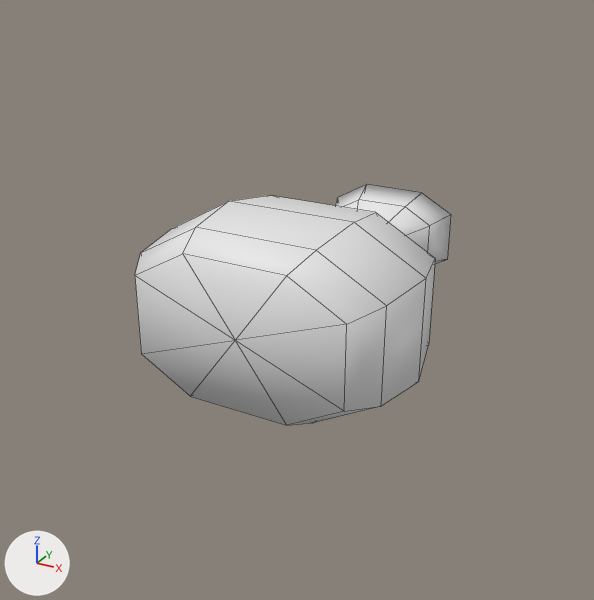
What one commit did to the Blender file Assets/Meshes/Props.blend.
Rendered twice from a 50 mm camera at (0.716, -1.079, 0.642) aimed at (-0.023, 0.265, -0.03). Arrows for +X, +Y and +Z are at lower left; the lights stay in place. Mesh edges are drawn as thin lines.

Script lines for the objects in view, before the commit:
```python
me_cube_018 = bpy.data.meshes.new('Cube.018')
me_cube_018.from_pydata(...)  # 89 vertices, 91 faces; spans x -0.273..0.273, y -0.001..0.698, z -0.182..0.182
me_cube_018.polygons.foreach_set('use_smooth', [True] * 91)
ob_bag_01 = bpy.data.objects.new('Bag_01', me_cube_018)
ob_bag_01.location = (0.0, 0.0, 0.0)
```
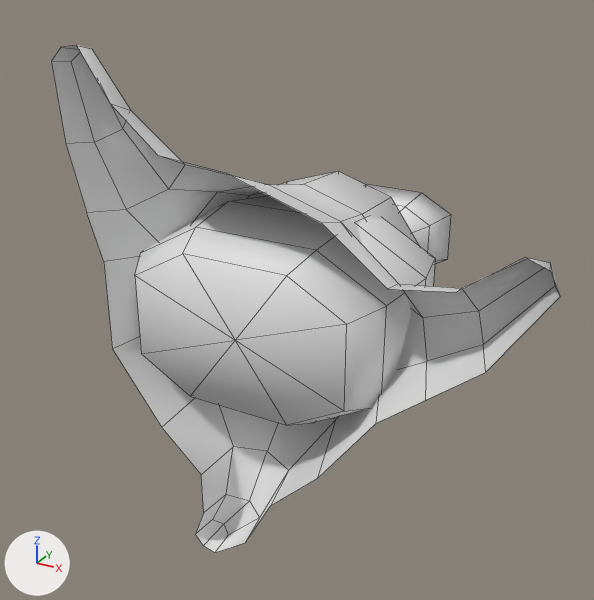
Commit message: add stump

What differs and where, as boxes (x1, y1, x2, y2) in the pictures (594 x 600 px):
'Stump_01', added
    after: (51, 45, 560, 553)

The change, as a list of edits to the scene's bpy script:
```text
Add me_cylinder_004:
    me_cylinder_004.from_pydata(...)  # 96 vertices, 86 faces; spans x -0.349..0.535, y -0.011..0.402, z -0.485..0.481
    me_cylinder_004.polygons.foreach_set('use_smooth', [True] * 86)
Add ob_stump_01:
    ob_stump_01 = bpy.data.objects.new('Stump_01', me_cylinder_004)
    ob_stump_01.location = (0.0, 0.0, 0.0)
```
